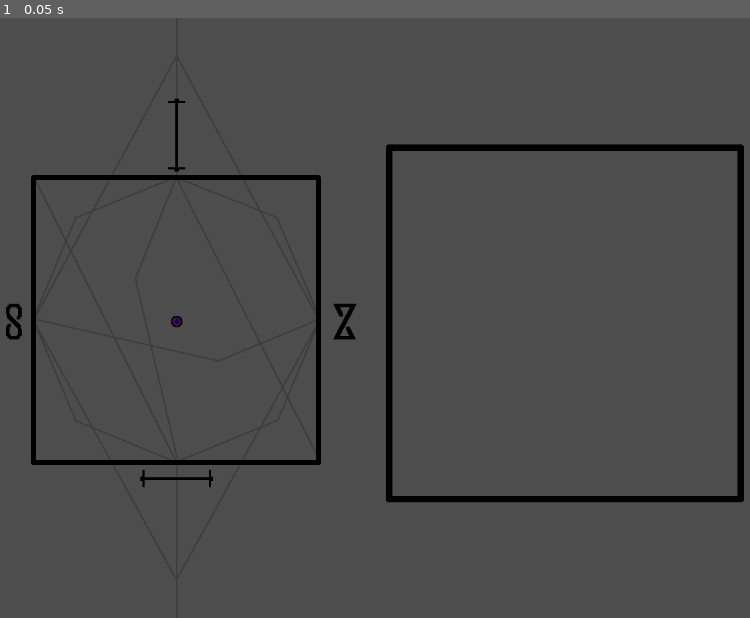
Above: before the commit, frame 1.
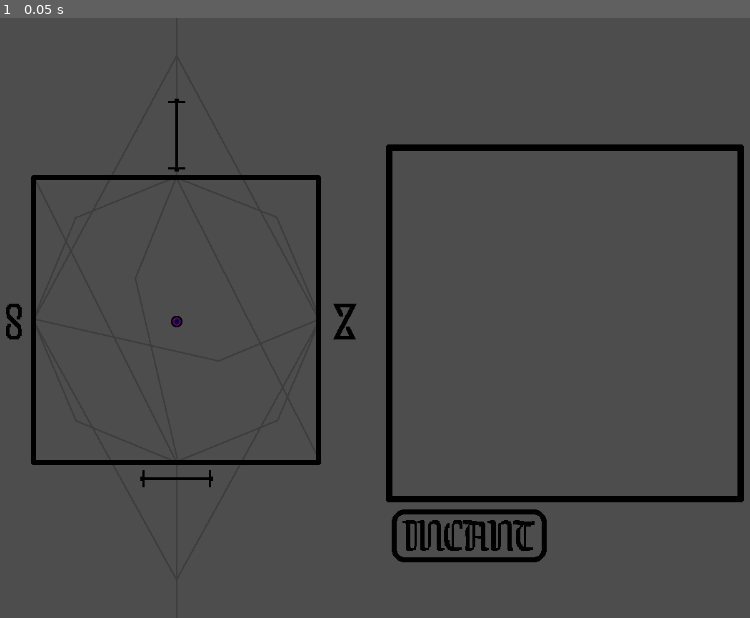
Above: after the commit, the same moment.

Repository: lohchness/Cursebreaker
Game: Godot game, scene res://scenes/level.tscn
The game is run twice, just before and just after one commit, with the same random seed, the same clock (stepped at 60 frames per second) and the same inputs. This scene is started directly instead of the project's main scene.
Inputs:
- Up to frame 1 (0.05 s): no input

The runs differ from the first frame. In frame 1, 0.9% of the frame differs, in the area x 52-73%, y 81-91%.

Commit message:
update button position

Diff:
--- a/scenes/level.tscn
+++ b/scenes/level.tscn
@@ -1,8 +1,9 @@
-[gd_scene load_steps=4 format=3 uid="uid://w015m2tf04rx"]
+[gd_scene load_steps=5 format=3 uid="uid://w015m2tf04rx"]
 
 [ext_resource type="PackedScene" uid="uid://3ghhb13p6d2l" path="res://scenes/whiteboard.tscn" id="1_u52ul"]
 [ext_resource type="Script" uid="uid://c4yqadc08pa2x" path="res://scripts/level.gd" id="1_w8frs"]
 [ext_resource type="PackedScene" uid="uid://kxxki4i1p8uv" path="res://scenes/map.tscn" id="2_vonw3"]
+[ext_resource type="PackedScene" uid="uid://b5wo0gy13avw5" path="res://scenes/incant_button.tscn" id="4_mx8sn"]
 
 [node name="Level" type="Node2D"]
 script = ExtResource("1_w8frs")
@@ -11,4 +12,11 @@
 
 [node name="Map" parent="." instance=ExtResource("2_vonw3")]
 
+[node name="IncantButton" parent="." instance=ExtResource("4_mx8sn")]
+offset_left = 582.0
+offset_top = 688.0
+offset_right = 810.0
+offset_bottom = 762.0
+
 [connection signal="submit_drawn_stroke" from="Whiteboard" to="." method="_on_whiteboard_submit_drawn_stroke"]
+[connection signal="pressed" from="IncantButton" to="." method="_on_incant_button_pressed"]
